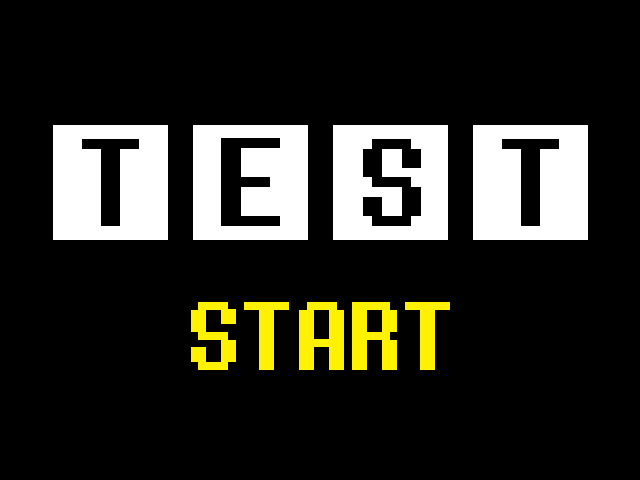
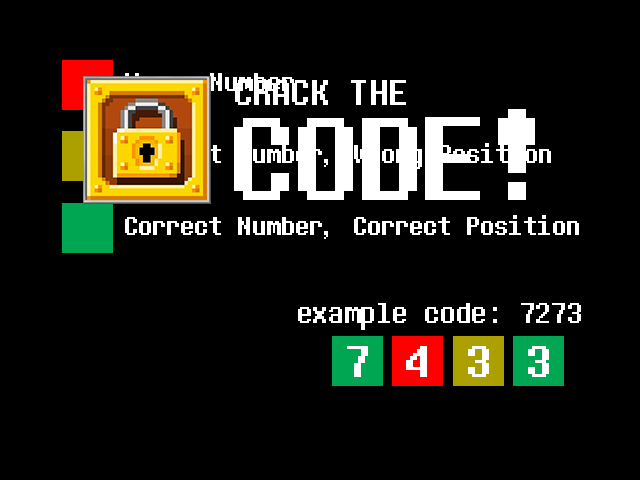
Layer changes from the first 640x480 image to the second:
added group "Group 6" with 13 layers above "Group 12" over (298, 303, 581, 386)
added group "Group 8" with 2 layers in group "Group 6" over (513, 336, 564, 386)
added layer "3 copy" in group "Group 8" over (528, 346, 549, 377)
added layer "Rectangle 2 copy 6" in group "Group 8" over (513, 336, 564, 386)
added group "Group 9" with 2 layers in group "Group 6" over (332, 336, 383, 386)
added layer "Rectangle 2 copy 3" in group "Group 9" over (332, 336, 383, 386)
added group "Group 11" with 2 layers in group "Group 6" over (453, 336, 504, 386)
added layer "Rectangle 2 copy 4" in group "Group 11" over (453, 336, 504, 386)
added group "Group 10" with 2 layers in group "Group 6" over (392, 336, 443, 386)
added layer "Rectangle 2 copy 5" in group "Group 10" over (392, 336, 443, 386)
added layer "example code: 7273" in group "Group 6" over (298, 303, 581, 330)
added group "Group 12" with 10 layers above "Yo, that’s not a number!" over (62, 60, 579, 253)
added layer "Group 1" (1st of 2, in "Group 12") in group "Group 12" over (83, 76, 535, 204)
added group "Group 5" with 2 layers in group "Group 12" over (62, 131, 551, 181)
added layer "Correct Number, Wrong Position" in group "Group 5" over (125, 143, 551, 169)
added layer "Rectangle 2 copy" in group "Group 5" over (62, 131, 113, 181)
added group "Group 7" with 2 layers in group "Group 12" over (62, 60, 294, 110)
added layer "Wrong Number" in group "Group 7" over (125, 73, 294, 97)
added layer "Rectangle 2" in group "Group 7" over (62, 60, 113, 110)
added group "Group 4" with 2 layers in group "Group 12" over (62, 203, 579, 253)
added layer "Correct Number, Correct Position" in group "Group 4" over (125, 215, 579, 239)
added layer "Rectangle 2 copy 2" in group "Group 4" over (62, 203, 113, 253)
hid group "Group 3" (15 layers) over (53, 125, 588, 386)
hid "START" over (191, 302, 450, 370)
…and 3 more changes (3 added)
